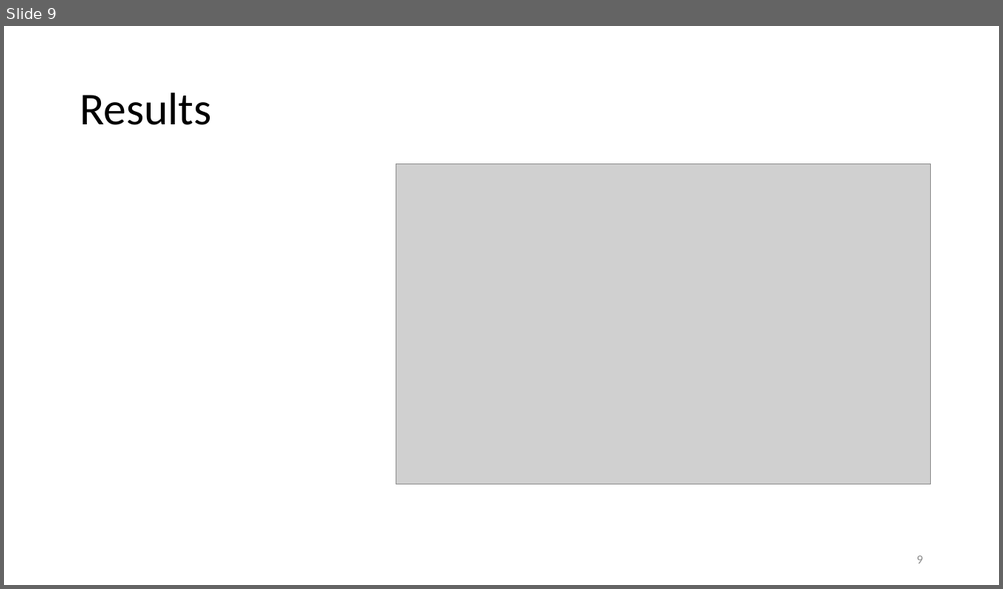
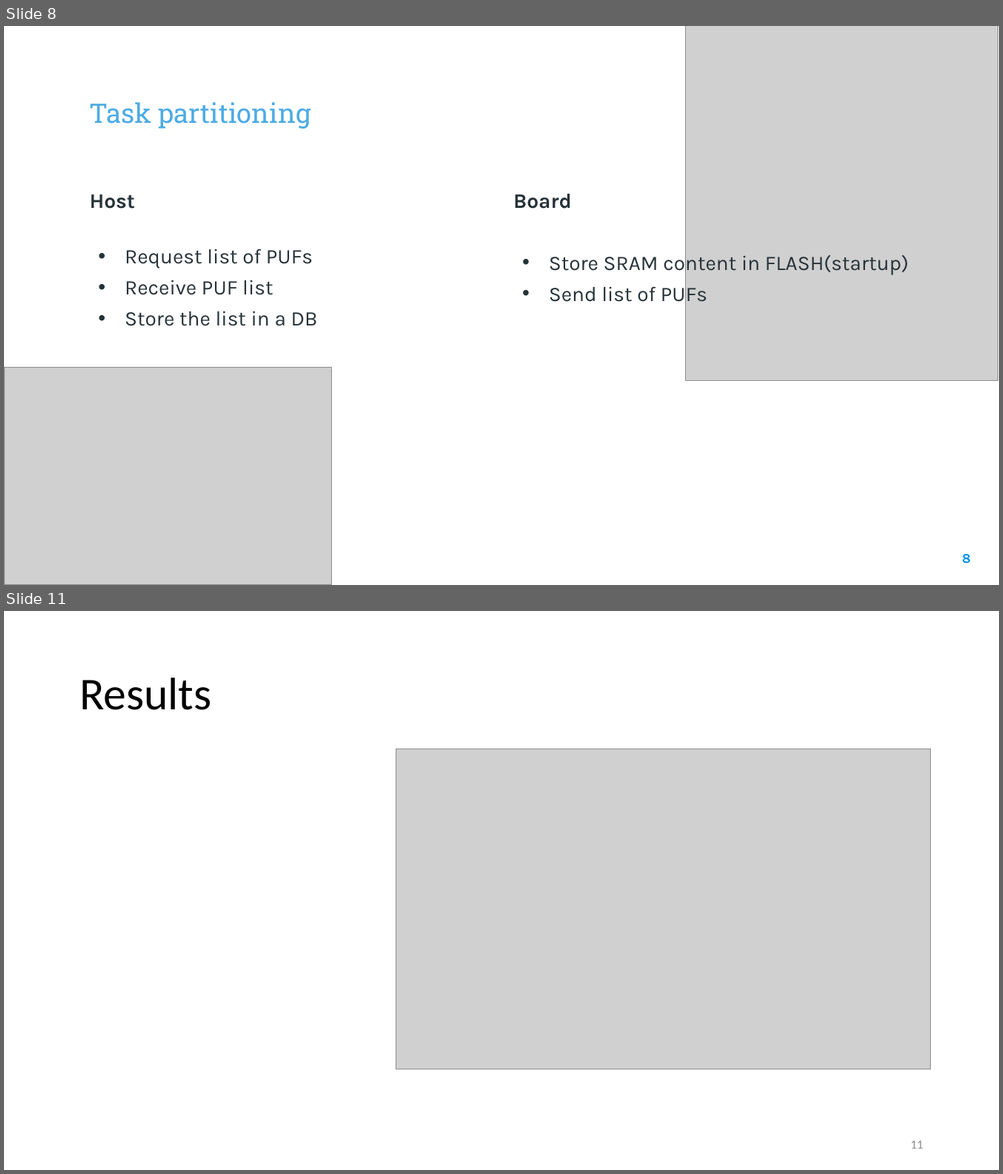
Before and after one commit to elenaroncolino/SEcube-code, a slide deck: Design and Development of a RAM-based PUF.pptx. Shown one above the other, each under a label of ours: slide 9 before the commit, slides 8 and 11 after it; the slides between them are not shown. The pictures are 1003x589 and 1003x1174 pixels, drawn with LibreOffice and Linux fonts; fonts in the diff are those of the drawing; grey boxes stand for pictures; background and template pictures are left out. Boxes give left, top, right and bottom in pixels: in the first picture for what was removed or moved away, otherwise in the second. Text is boxed around its words. In the diff, an @@ line names an element or a change of style, - is before the commit and + after.

```diff
--- a/Design and Development of a RAM-based PUF.pptx
+++ b/Design and Development of a RAM-based PUF.pptx
@@ slide 8 added at bbox=[4, 26, 999, 585], background picture (left out) @@
@@ picture added at bbox=[686, 26, 998, 381] @@
@@ text added at bbox=[90, 102, 311, 129], 26 pt, text #4CABE4 @@
+Task partitioning
@@ text added at bbox=[90, 195, 318, 326], 20 pt, text #263238 @@
+Host
+• Request list of PUFs
+• Receive PUF list
+• Store the list in a DB
@@ text added at bbox=[513, 193, 908, 306], 20 pt, text #263238 @@
+Board
+• Store SRAM content in FLASH(startup)
+• Send list of PUFs
@@ picture added at bbox=[4, 368, 332, 585] @@
@@ page number added at bbox=[962, 554, 970, 564], 13 pt, text #0091EA, bold @@
+8
@@ what was slide 9 is now slide 11 @@
@@ page number at bbox=[910, 1141, 923, 1149]: text changed; text colour #8C8C8C to #8B8B8B @@
-9
+11
```
Also in this commit, not shown: 6 slides changed, 3 other slides added, 2 slides removed.
